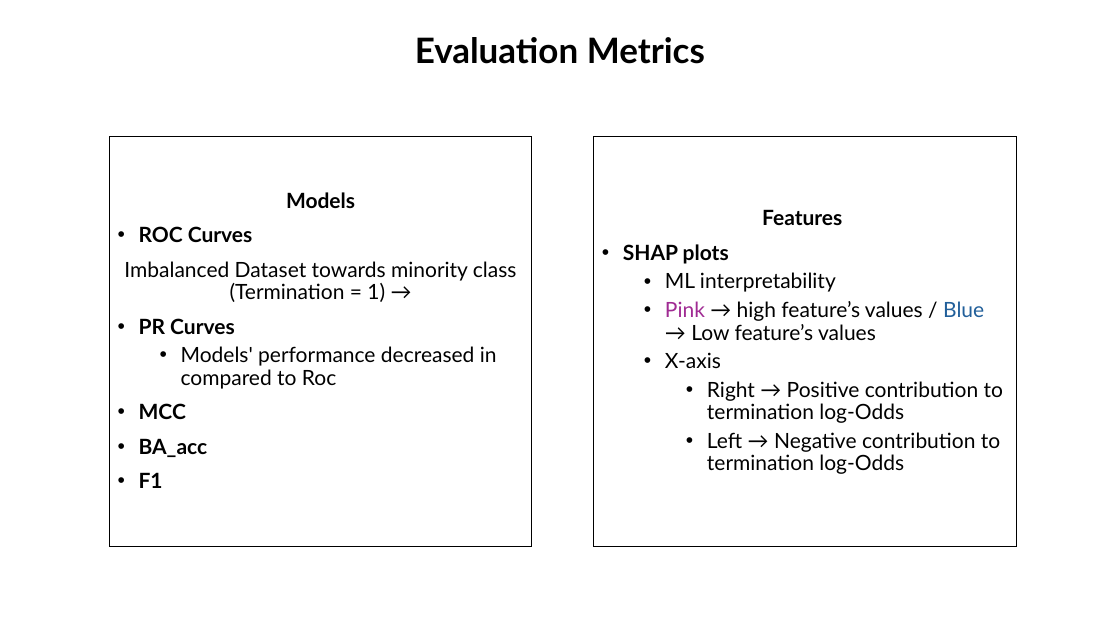
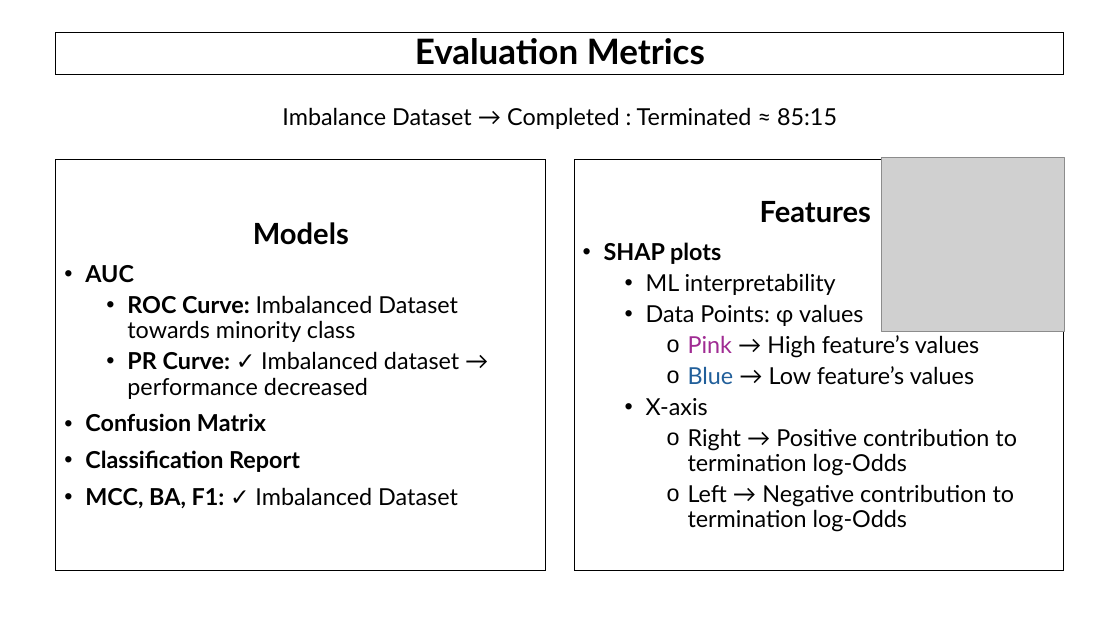
Before and after one commit to AndreouEugenia/Thesis, a slide deck: slide 17 of Thesis_Presentation.pptx (slide 18 before the commit). Drawn at 1120x630 pixels with LibreOffice and Linux fonts; fonts in the diff are those of the drawing; grey boxes stand for pictures; background and template pictures are left out. Boxes give left, top, right and bottom in pixels: in the first picture for what was removed or moved away, otherwise in the second. Text is boxed around its words. In the diff, an @@ line names an element or a change of style, - is before the commit and + after.

```diff
--- a/Thesis_Presentation.pptx
+++ b/Thesis_Presentation.pptx
@@ title "Evaluation Metrics" resized from (x1=415, y1=37, x2=705, y2=64) to (x1=56, y1=33, x2=1065, y2=75) @@
@@ title "Evaluation Metrics" at (x1=56, y1=33, x2=1065, y2=75): outline none to #000000 0.75 pt @@
@@ text added at (x1=282, y1=107, x2=837, y2=129), 20 pt, text #000000 @@
+Imbalance Dataset → Completed : Terminated ≈ 85:15
@@ text "Models" resized from (x1=109, y1=136, x2=532, y2=547) to (x1=56, y1=160, x2=546, y2=571) @@
@@ rectangle "Features" resized from (x1=594, y1=136, x2=1017, y2=547) to (x1=575, y1=160, x2=1065, y2=571) @@
@@ picture added at (x1=881, y1=158, x2=1064, y2=332) @@
@@ text in rectangle at (x1=604, y1=201, x2=1017, y2=532): size 18 to 25 pt in "Features"; size 18 to 20 pt in "SHAP plots", "ML interpretability", "X-axis", "Right → Positive contribution to termination log-Odds" and 1 more places; bullet • to o @@
@@ text at (x1=253, y1=222, x2=349, y2=245): size 18 to 25 pt in "Models" @@
@@ text at (x1=85, y1=265, x2=459, y2=508): text changed; size 18 to 20 pt @@
-• ROC Curves
-Imbalanced Dataset towards minority class (Termination = 1) →
-• PR Curves
-  • Models' performance decreased in compared to Roc
-• MCC
-• BA_acc
-• F1
+• AUC
+  • ROC Curve: Imbalanced Dataset towards minority class
+  • PR Curve: ✓ Imbalanced dataset → performance decreased
+• Confusion Matrix
+• Classification Report
+• MCC, BA, F1: ✓ Imbalanced Dataset
@@ text in rectangle at (x1=646, y1=304, x2=979, y2=385): text changed; size 18 to 20 pt @@
-  • Pink → high feature’s values / Blue → Low feature’s values
+  • Data Points: φ values
+    o Pink → High feature’s values
+    o Blue → Low feature’s values
```
Also in this commit, not shown: 24 other slides changed, 1 slide added, 2 slides removed, 38 other files.
